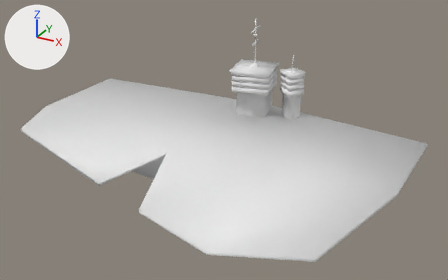
Two versions of the OBJ model assets/models/aircraft_carrier_upgrade_1.obj, one commit apart.
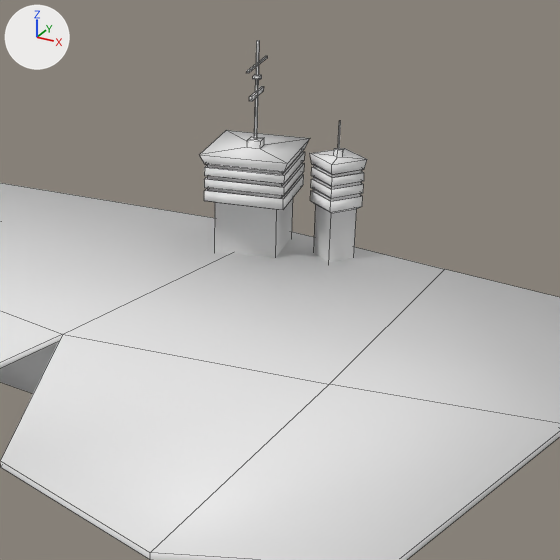
Old and new are each drawn whole from a 50 mm camera at (1.379, -2.463, 1.501) aimed at (0.149, -0.226, 0.383) and again close up on the part from 31% to 88% of the width and 0% to 91% of the height. The axes (+X, +Y, +Z) are drawn at upper left. The lights are the same throughout. The close-ups show mesh edges as thin lines. Where no turn or scale is listed for an object, it has been applied to the vertices.

The first close-up shows 'Aircraft_carrier_upg_1'.
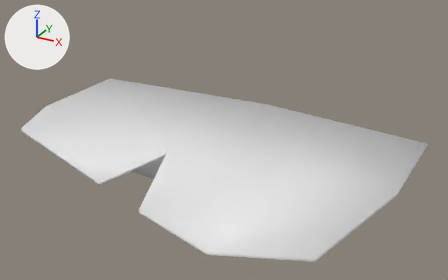
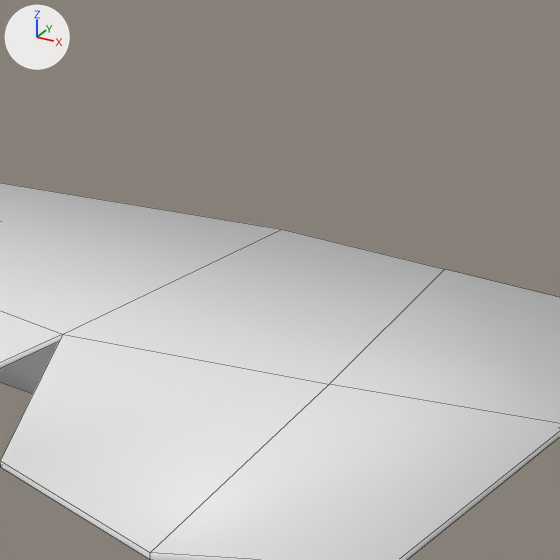
The change, as a diff of the scene's bpy script:
```diff
--- a/assets/models/aircraft_carrier_upgrade_1.obj.py
+++ b/assets/models/aircraft_carrier_upgrade_1.obj.py
@@ me_aircraft_carrier_upg_1 @@
 me_aircraft_carrier_upg_1.from_pydata(...)  # 256 vertices, 243 faces; spans x -0.94..0.94, y -0.97..0.39, z 0.0..0.82
 # used by ob_aircraft_carrier_upg_1; location = (0.0, 0.0, 0.0)
+# me_aircraft_carrier_upg_1 part 1: the loose piece of 128 vertices spanning x -0.06..0.18, y 0.15..0.38, z 0.33..0.82 is deleted
+# me_aircraft_carrier_upg_1 part 2: the loose piece of 80 vertices spanning x 0.19..0.32, y 0.22..0.35, z 0.33..0.66 is deleted
```

Location of each change, (x1, y1, x2, y2) in pixels of the close-ups (560 x 560 px):
'Aircraft_carrier_upg_1', reshaped
    before: (0, 40, 560, 560)
    after: (0, 183, 560, 560)
part 1 of me_aircraft_carrier_upg_1, deleted
    before: (199, 40, 310, 258)
part 2 of me_aircraft_carrier_upg_1, deleted
    before: (310, 121, 367, 263)
